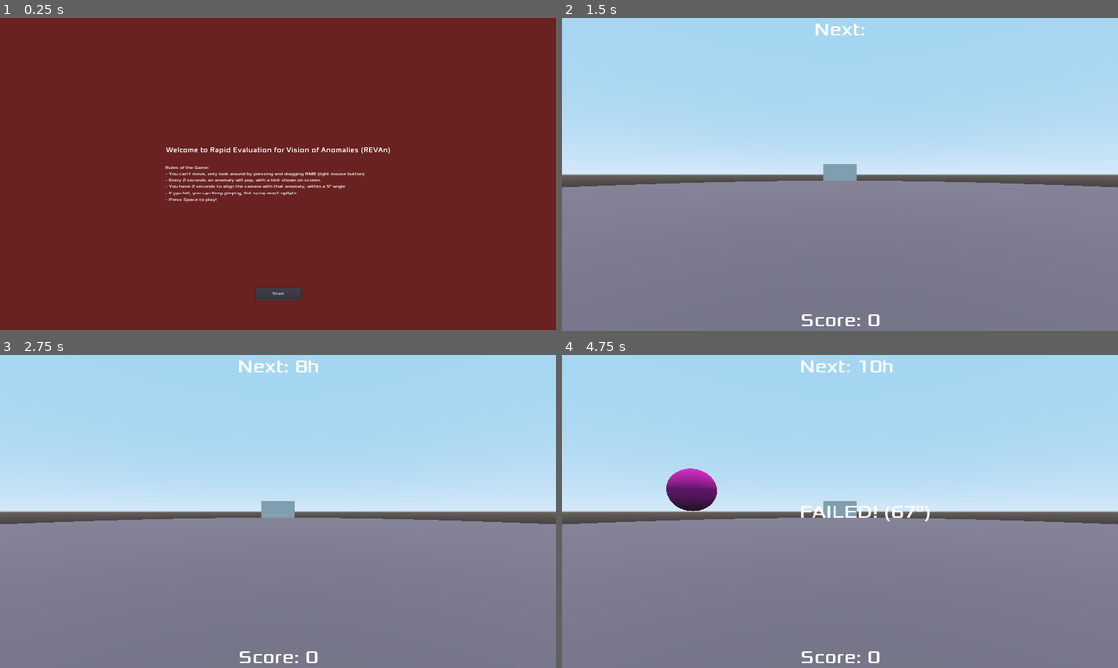
Above: before the commit, frames 1-4 (two rows, left to right).
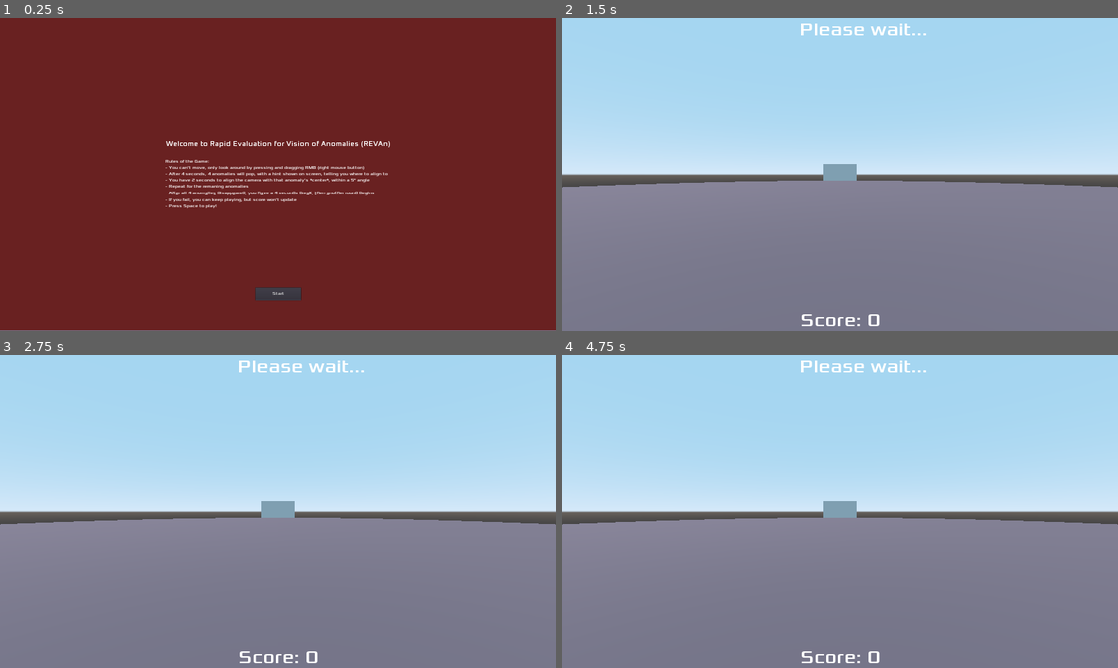
Above: after the commit, the same moments.

Repository: JudgeGregg/REVAn
Game: Godot game, scene res://Game.tscn
Two runs of this game, one before a commit and one after it. Both use one fixed random seed, a clock stepped at 60 frames per second and the inputs below.
Inputs (mouse positions are in pixels of both pictures, inside the frame that each line leads up to):
- Up to frame 1 (0.25 s): no input
- Up to frame 2 (1.5 s): click "Start" at 0.5 s; tap Enter at 1.25 s; move the mouse to (867, 174) at 1.27 s
- Up to frame 3 (2.75 s): tap Space at 2 s; move the mouse to (250, 511) at 2.02 s
- Up to frame 4 (4.75 s): move the mouse to (851, 505) at 2.77 s; tap Enter at 3.5 s; move the mouse to (834, 517) at 3.52 s; tap Space at 4.25 s; move the mouse to (878, 514) at 4.27 s

The runs differ from the first frame. In frame 1, 1.9% of the frame differs, in the area x 29-71%, y 39-61%; in frame 2, 0.3%; in frame 3, 0.4%; in frame 4, 1.7%.

Commit message:
Spawn anomalies in 4-batch

Diff:
--- a/Game.gd
+++ b/Game.gd
@@ -4,51 +4,71 @@
 var oldAnom: int = 0
 var score: int = 0
 var failed: bool = false
-
+var array = [1,2,3,4,5,6,7,8,9,10,11,12]
+var sampled
 
 # Called when the node enters the scene tree for the first time.
 func _ready():
 	$FailedLabel.hide()
-	#$Music.play()
 	get_tree().call_group("anomalies", "hide")
 	randomize()
 
+func sample(list,amt):
+	var shuffled = list.duplicate()
+	shuffled.shuffle()
+	var sampled_ = []
+	for _i in range(amt):
+		sampled_.append( shuffled.pop_front() )
+	return sampled_
+
 func _on_SpawnTimer_timeout():
-	oldAnom = currentAnom
-	while oldAnom == currentAnom:
-		currentAnom = randi() % 12 + 1
-	#currentAnom = 6
+	array.shuffle()
+	sampled = sample(array, 4)
+	for anom in sampled:
+		get_node("MeshInstance/Anomaly"+str(anom)).show()
+	currentAnom = sampled.pop_front()
 	$NextLabel.text = "Next: " + str(currentAnom) + "h"
-	get_node("MeshInstance/Anomaly"+str(currentAnom)).show()
+	$DestroyTimer2.start()
+	$DestroyTimer4.start()
+	$DestroyTimer6.start()
+	$DestroyTimer8.start()
 
 
 func _on_DestroyTimer_timeout():
+	#get_node("MeshInstance/Anomaly"+str(currentAnom)).hide()
+	check_failed()
+	if len(sampled) > 0:
+		currentAnom = sampled.pop_front()
+		$NextLabel.text = "Next: " + str(currentAnom) + "h"
+	else:
+		$NextLabel.text = "Please wait..."
+		$SpawnTimer.start()
+
+func check_failed():
 	$FailedLabel.hide()
-	if oldAnom != 0 and oldAnom != currentAnom:
-		get_node("MeshInstance/Anomaly"+str(oldAnom)).hide()
-	if oldAnom != 0:
-		var anom = get_node("MeshInstance/Anomaly"+str(oldAnom))
-		var player = $StaticBody
-		var player_transform_2d = Vector2(player.transform.basis.x.x, player.transform.basis.x.z).normalized()
-		var direction = anom.transform.origin - player.transform.origin
-		var direction_2d = Vector2(direction.x, direction.z)
-		#var a = Vector2(direction.normalized().x, direction.normalized().z)
-		#var b = Vector2(player.transform.basis.x.x, player.transform.basis.x.z)
-		var a = Vector2(direction_2d.normalized().x, direction_2d.normalized().y)
-		var b = Vector2(player_transform_2d.x, player_transform_2d.y)
-		var delta = rad2deg(acos(a.dot(b)))
-		print(delta)
-		if delta > 5.5:
-			failed = true;
-			$FailedLabel.text = "FAILED! (" + str(round(delta)) + "°)"
-			$FailedLabel.show()
-		if not failed:
-			score +=1
-			$ScoreLabel.text = "Score: " + str(score)
+	get_node("MeshInstance/Anomaly"+str(currentAnom)).hide()
+
+	var anom = get_node("MeshInstance/Anomaly"+str(currentAnom))
+	var player = $StaticBody
+	var player_transform_2d = Vector2(player.transform.basis.x.x, player.transform.basis.x.z).normalized()
+	var direction = anom.transform.origin - player.transform.origin
+	var direction_2d = Vector2(direction.x, direction.z)
+	#var a = Vector2(direction.normalized().x, direction.normalized().z)
+	#var b = Vector2(player.transform.basis.x.x, player.transform.basis.x.z)
+	var a = Vector2(direction_2d.normalized().x, direction_2d.normalized().y)
+	var b = Vector2(player_transform_2d.x, player_transform_2d.y)
+	var delta = rad2deg(acos(a.dot(b)))
+	print(delta)
+	if delta > 5.5:
+		failed = true;
+		$FailedLabel.text = "FAILED! (" + str(round(delta)) + "°)"
+		$FailedLabel.show()
+	if not failed:
+		score +=1
+		$ScoreLabel.text = "Score: " + str(score)
 
 func _on_Button_pressed():
 	$FirstMenu.hide()
 	$ScoreLabel.show()
 	$NextLabel.show()
 	$SpawnTimer.start()
-	$DestroyTimer.start()
--- a/Game.tscn
+++ b/Game.tscn
@@ -121,10 +121,27 @@
 material/0 = null
 
 [node name="SpawnTimer" type="Timer" parent="."]
-wait_time = 2.0
+wait_time = 5.0
+one_shot = true
 
 [node name="DestroyTimer" type="Timer" parent="."]
 wait_time = 2.0
+
+[node name="DestroyTimer2" type="Timer" parent="."]
+wait_time = 2.0
+one_shot = true
+
+[node name="DestroyTimer4" type="Timer" parent="."]
+wait_time = 4.0
+one_shot = true
+
+[node name="DestroyTimer6" type="Timer" parent="."]
+wait_time = 6.0
+one_shot = true
+
+[node name="DestroyTimer8" type="Timer" parent="."]
+wait_time = 8.0
+one_shot = true
 
 [node name="FailedLabel" type="Label" parent="."]
 visible = false
@@ -167,7 +184,7 @@
 margin_right = 139.5
 margin_bottom = 78.0
 custom_fonts/font = SubResource( 5 )
-text = "Next:"
+text = "Please wait..."
 align = 1
 __meta__ = {
 "_edit_use_anchors_": false
@@ -200,14 +217,14 @@
 }
 
 [node name="Column" type="VBoxContainer" parent="FirstMenu/CenterContainer"]
-margin_left = 603.0
-margin_top = 441.0
-margin_right = 1317.0
-margin_bottom = 638.0
+margin_left = 560.0
+margin_top = 418.0
+margin_right = 1360.0
+margin_bottom = 661.0
 alignment = 1
 
 [node name="Label" type="Label" parent="FirstMenu/CenterContainer/Column"]
-margin_right = 714.0
+margin_right = 800.0
 margin_bottom = 27.0
 custom_fonts/font = SubResource( 6 )
 text = "Welcome to Rapid Evaluation for Vision of Anomalies (REVAn)"
@@ -215,19 +232,21 @@
 
 [node name="Label2" type="Label" parent="FirstMenu/CenterContainer/Column"]
 margin_top = 31.0
-margin_right = 714.0
+margin_right = 800.0
 margin_bottom = 58.0
 custom_fonts/font = SubResource( 6 )
 
 [node name="Label3" type="Label" parent="FirstMenu/CenterContainer/Column"]
 margin_top = 62.0
-margin_right = 714.0
-margin_bottom = 197.0
+margin_right = 800.0
+margin_bottom = 243.0
 custom_fonts/font = SubResource( 7 )
 text = "Rules of the Game:
 - You can't move, only look around by pressing and dragging RMB (right mouse button)
-- Every 2 seconds an anomaly will pop, with a hint shown on screen.
-- You have 2 seconds to align the camera with that anomaly, within a 5° angle
+- After 4 seconds, 4 anomalies will pop, with a hint shown on screen, telling you where to align to
+- You have 2 seconds to align the camera with that anomaly's *center*, within a 5° angle
+- Repeat for the remaning anomalies
+- After all 4 anomalies disappeared, you have a 4 seconds break, then another round begins
 - If you fail, you can keep playing, but score won't update
 - Press Space to play!"
 __meta__ = {
@@ -254,7 +273,10 @@
 stream = ExtResource( 5 )
 
 [node name="DirectionalLight" type="DirectionalLight" parent="."]
-transform = Transform( 1, 0, 0, 0, -1.62921e-07, 1, 0, -1, -1.62921e-07, 0, 0, 0 )
+transform = Transform( 1, 0, 0, 0, 0.16553, 0.986205, 0, -0.986205, 0.16553, 0, 15.4708, 0 )
 [connection signal="timeout" from="SpawnTimer" to="." method="_on_SpawnTimer_timeout"]
-[connection signal="timeout" from="DestroyTimer" to="." method="_on_DestroyTimer_timeout"]
+[connection signal="timeout" from="DestroyTimer2" to="." method="_on_DestroyTimer_timeout"]
+[connection signal="timeout" from="DestroyTimer4" to="." method="_on_DestroyTimer_timeout"]
+[connection signal="timeout" from="DestroyTimer6" to="." method="_on_DestroyTimer_timeout"]
+[connection signal="timeout" from="DestroyTimer8" to="." method="_on_DestroyTimer_timeout"]
 [connection signal="pressed" from="FirstMenu/Button" to="." method="_on_Button_pressed"]
Not shown, changed: REVAn.pck
